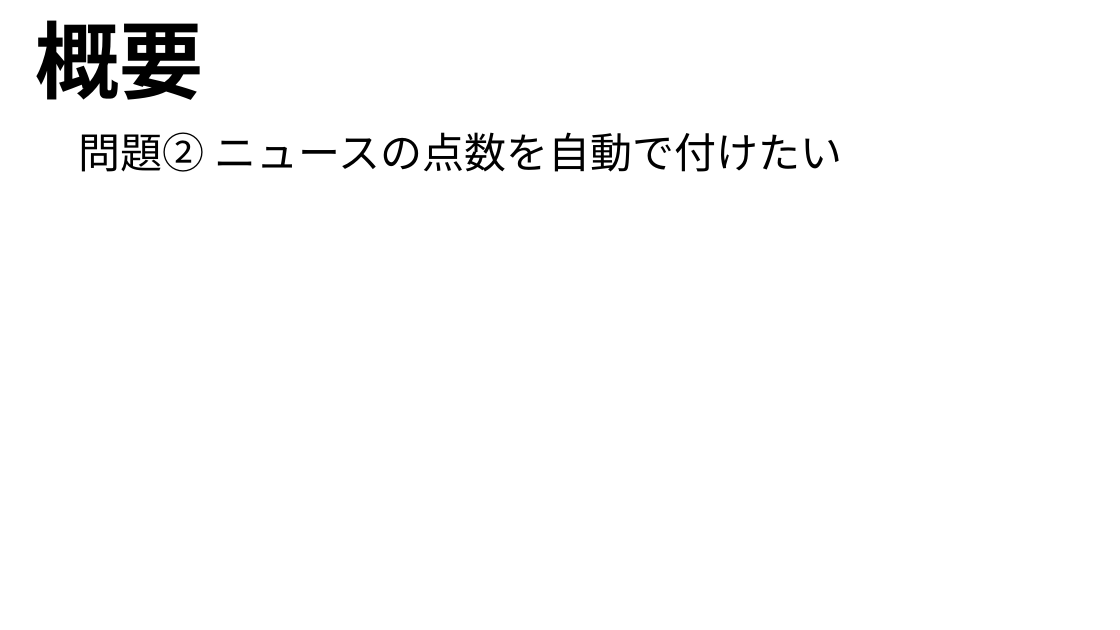
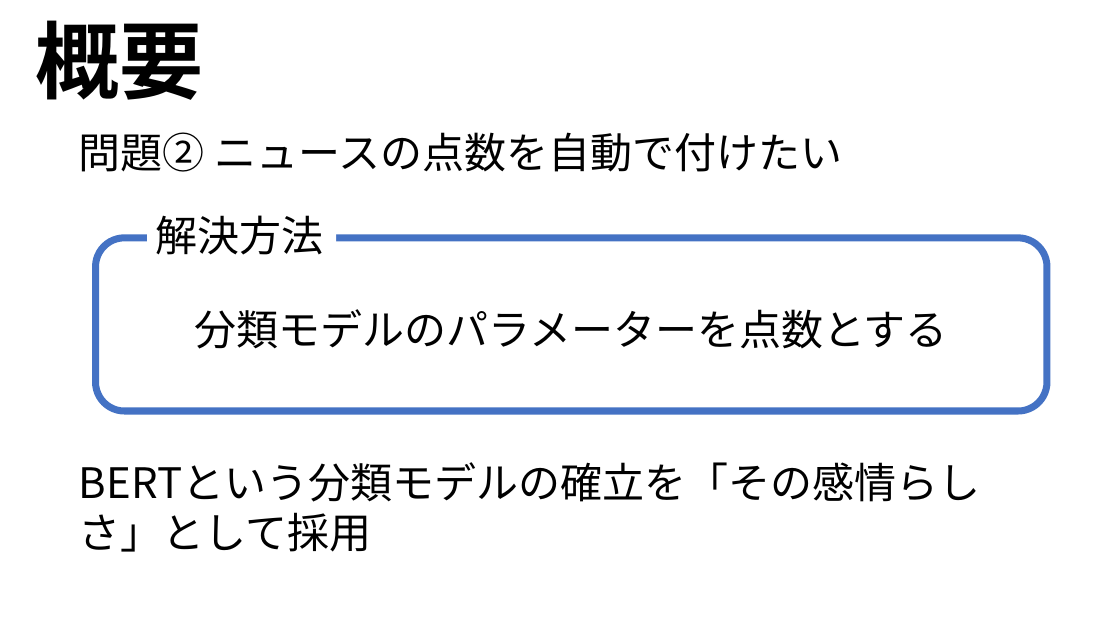
Before and after one commit to ryoww/PBL_stock, a slide deck: slide 10 of 最終報告.pptx. Drawn at 1120x630 pixels with LibreOffice and Linux fonts; fonts in the diff are those of the drawing. Boxes give left, top, right and bottom in pixels: in the first picture for what was removed or moved away, otherwise in the second. Text is boxed around its words. In the diff, an @@ line names an element or a change of style, - is before the commit and + after.

```diff
--- a/最終報告.pptx
+++ b/最終報告.pptx
@@ rounded rectangle added at (96, 238, 1048, 411), outline #4472C4 6 pt @@
@@ text added at (155, 215, 323, 255), 36 pt, text #000000 @@
+解決方法
@@ text added at (195, 309, 948, 349), 36 pt, text #000000 @@
+分類モデルのパラメーターを点数とする
@@ text added at (79, 462, 981, 552), 36 pt, text #000000 @@
+BERTという分類モデルの確立を「その感情らしさ」として採用
```
Also in this commit, not shown: 9 slides added, 1 slide removed, 3 other files.
